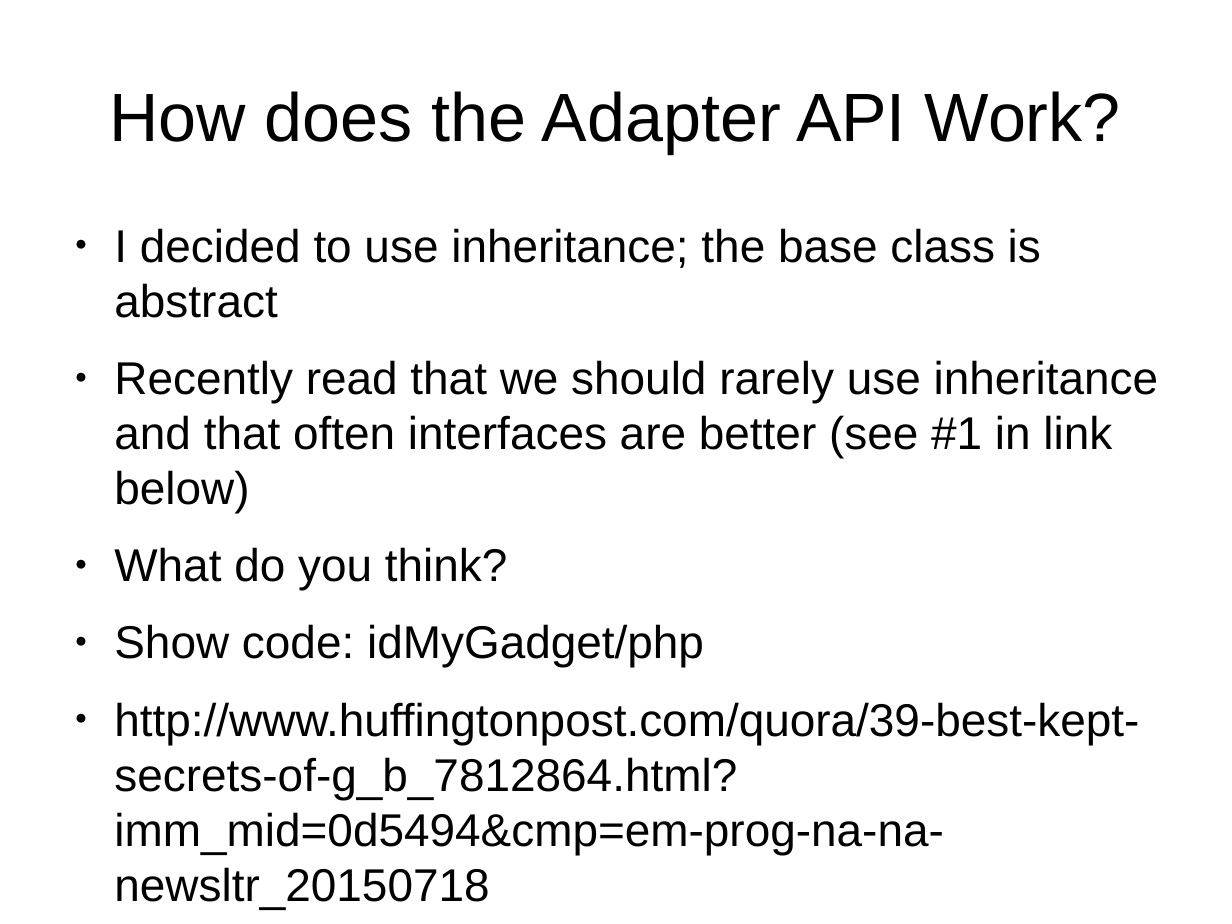
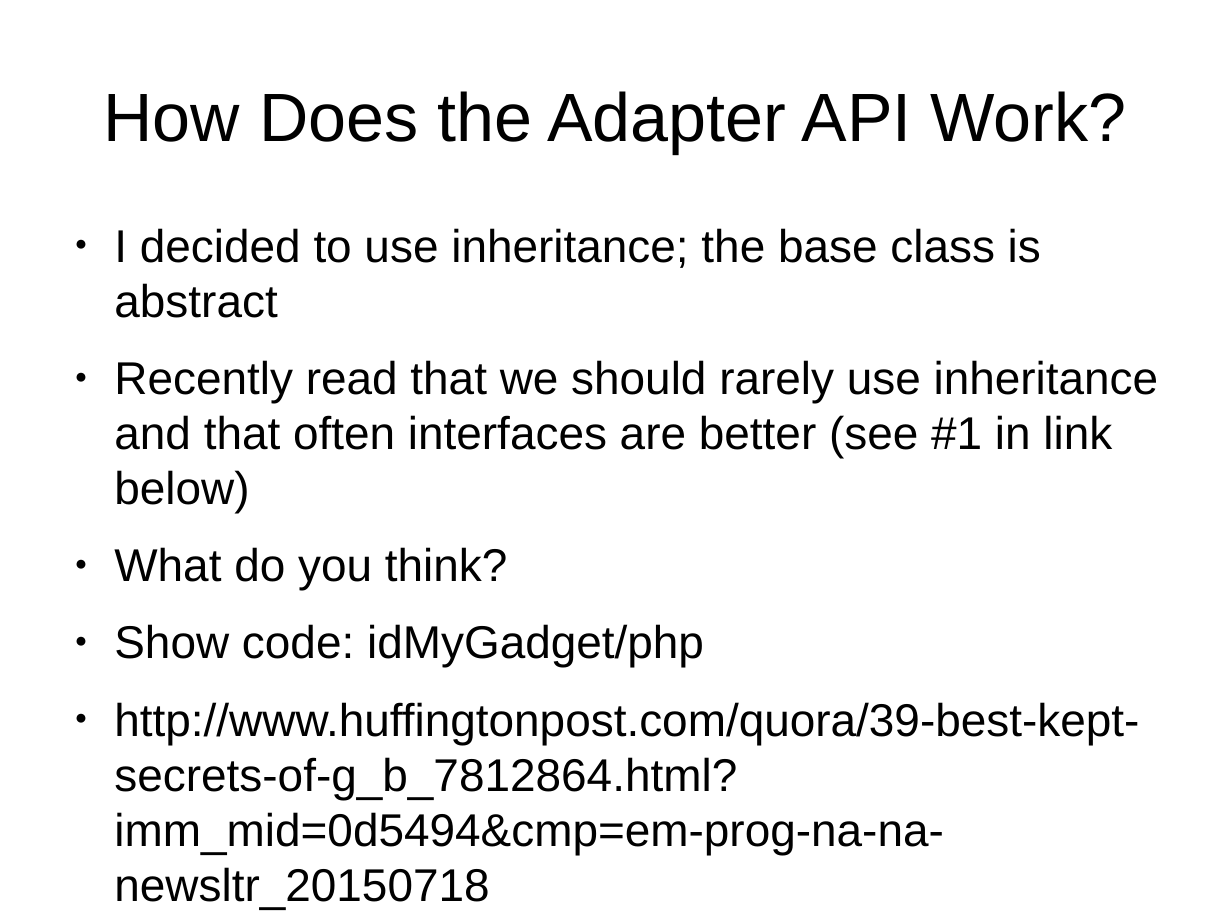
Before and after one commit to tomwhartung/jmws_accoutrements, a slide deck: slide 10 of presentations/2015_08-FRPUG/Device_Detection_PHP.odp. Drawn at 1232x924 pixels with LibreOffice and Linux fonts; fonts in the diff are those of the drawing. Boxes give left, top, right and bottom in pixels: in the first picture for what was removed or moved away, otherwise in the second. Text is boxed around its words. In the diff, an @@ line names an element or a change of style, - is before the commit and + after.

```diff
--- a/presentations/2015_08-FRPUG/Device_Detection_PHP.odp
+++ b/presentations/2015_08-FRPUG/Device_Detection_PHP.odp
@@ title at (104,91,1126,153): text changed @@
-How does the Adapter API Work?
+How Does the Adapter API Work?
```
Also in this commit, not shown: 3 other slides changed.
